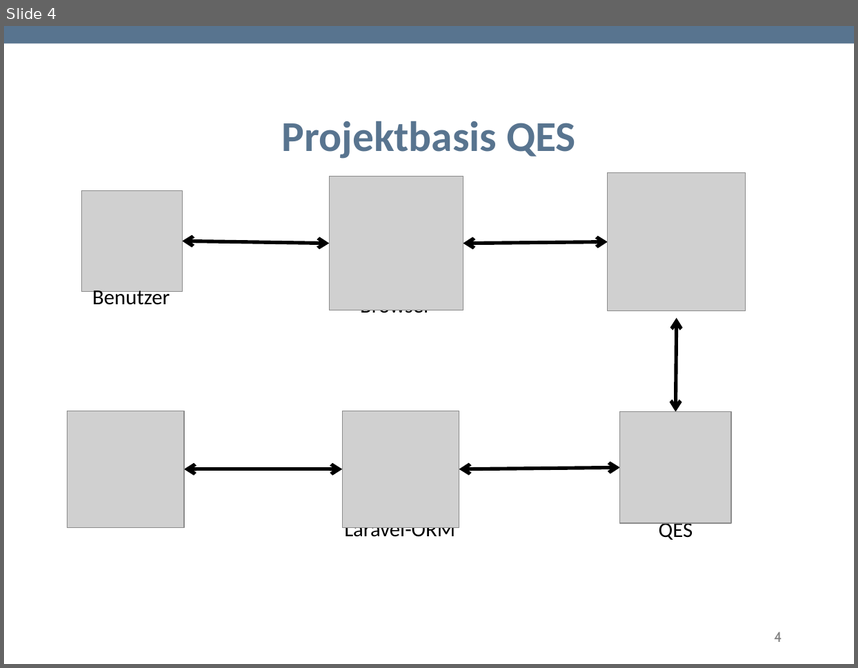
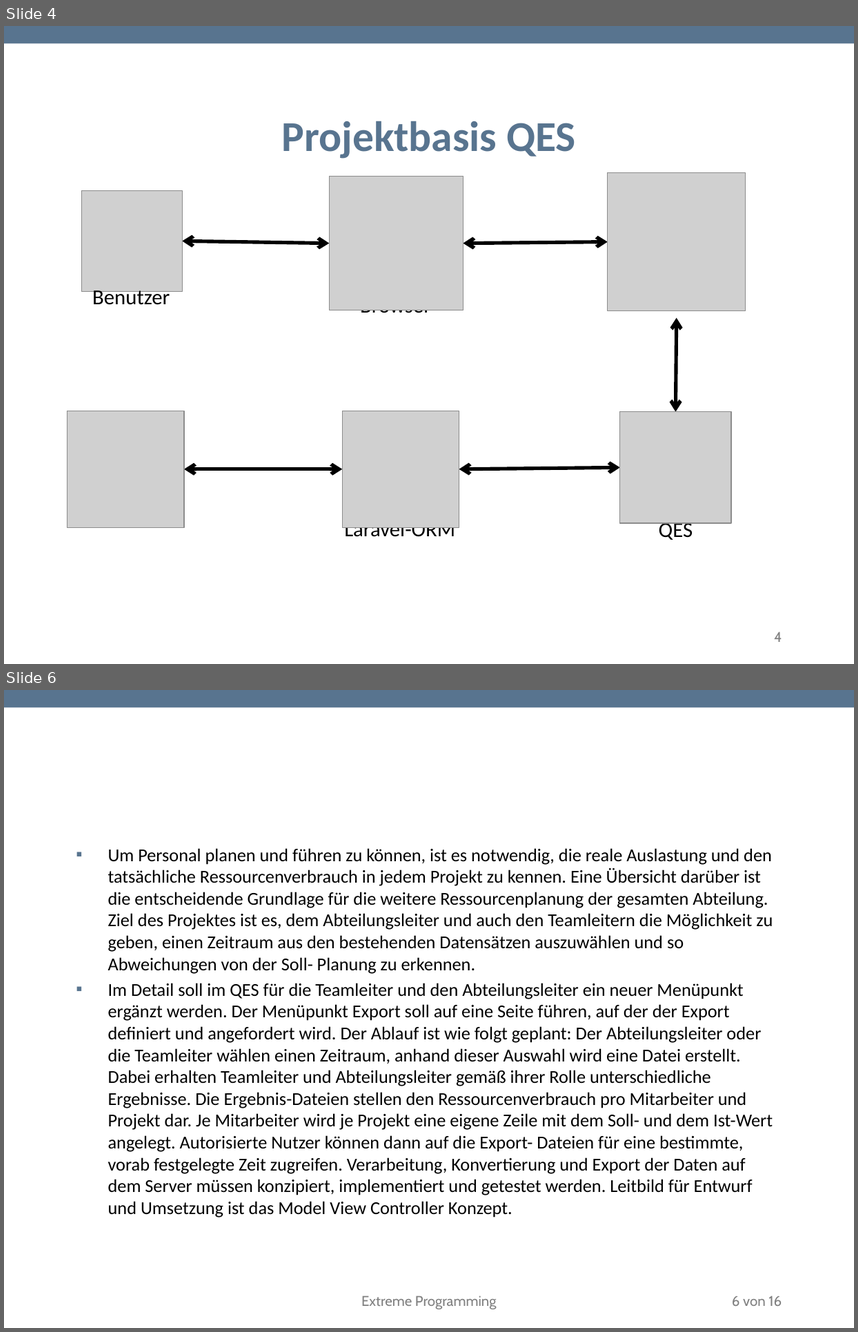
Before and after one commit to TwoHorus/dbExelExportLaravel, a slide deck: DOC/Fachgespraech.pptx. Shown one above the other, each under a label of ours: slide 4 before the commit, slides 4 and 6 after it; the slides between them are not shown. The pictures are 858x668 and 858x1332 pixels, drawn with LibreOffice and Linux fonts; fonts in the diff are those of the drawing; grey boxes stand for pictures; background and template pictures are left out. Boxes give left, top, right and bottom in pixels: in the first picture for what was removed or moved away, otherwise in the second. Text is boxed around its words. In the diff, an @@ line names an element or a change of style, - is before the commit and + after.

```diff
--- a/DOC/Fachgespraech.pptx
+++ b/DOC/Fachgespraech.pptx
@@ slide 6 added at (4, 690, 854, 1328), background #FFFFFF; not listed: 1 template element that a slide beside it also shows @@
@@ text added at (108, 848, 773, 1217), 15.4 pt, text #000000 @@
+▪ Um Personal planen und führen zu können, ist es notwendig, die reale Auslastung und den tatsächliche Ressourcenverbrauch in jedem Projekt zu kennen. Eine Übersicht darüber ist die entscheidende Grundlage für die weitere Ressourcenplanung der gesamten Abteilung. Ziel des Projektes ist es, dem Abteilungsleiter und auch den Teamleitern die Möglichkeit zu geben, einen Zeitraum aus den bestehenden Datensätzen auszuwählen und so Abweichungen von der Soll- Planung zu erkennen.
+▪ Im Detail soll im QES für die Teamleiter und den Abteilungsleiter ein neuer Menüpunkt ergänzt werden. Der Menüpunkt Export soll auf eine Seite führen, auf der der Export definiert und angefordert wird. Der Ablauf ist wie folgt geplant: Der Abteilungsleiter oder die Teamleiter wählen einen Zeitraum, anhand dieser Auswahl wird eine Datei erstellt. Dabei erhalten Teamleiter und Abteilungsleiter gemäß ihrer Rolle unterschiedliche Ergebnisse. Die Ergebnis-Dateien stellen den Ressourcenverbrauch pro Mitarbeiter und Projekt dar. Je Mitarbeiter wird je Projekt eine eigene Zeile mit dem Soll- und dem Ist-Wert angelegt. Autorisierte Nutzer können dann auf die Export- Dateien für eine bestimmte, vorab festgelegte Zeit zugreifen. Verarbeitung, Konvertierung und Export der Daten auf dem Server müssen konzipiert, implementiert und getestet werden. Leitbild für Entwurf und Umsetzung ist das Model View Controller Konzept.
@@ text added at (361, 1295, 497, 1309), 12 pt, text #808080 @@
+Extreme Programming
@@ page number added at (732, 1295, 782, 1305), 12 pt, text #808080 @@
+6 von 16
```
Also in this commit, not shown: 2 other slides added, 1 other file.
